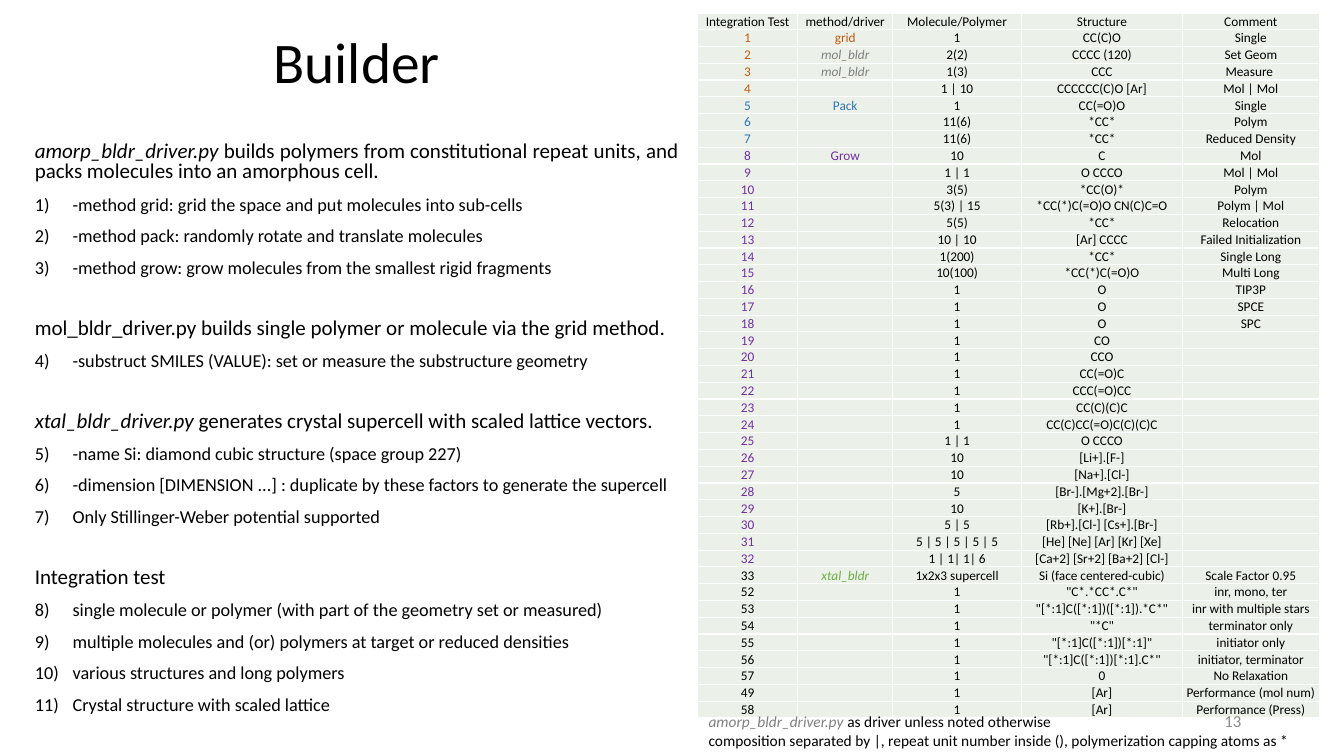
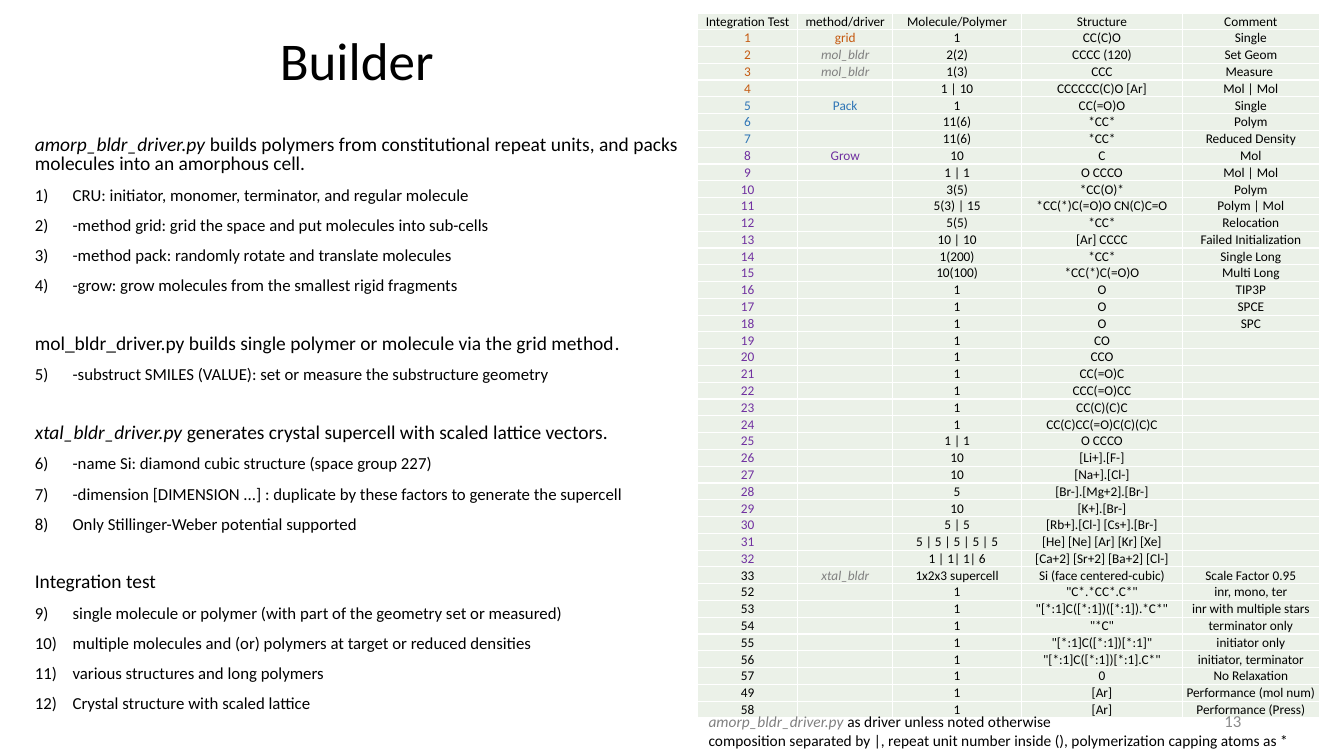
Before and after one commit to zhteg4pvt/nemd, a slide deck: slide 13 of docs/power_point/nemd.pptx. Drawn at 1344x756 pixels with LibreOffice and Linux fonts; fonts in the diff are those of the drawing. Boxes give left, top, right and bottom in pixels: in the first picture for what was removed or moved away, otherwise in the second. Text is boxed around its words. In the diff, an @@ line names an element or a change of style, - is before the commit and + after.

```diff
--- a/docs/power_point/nemd.pptx
+++ b/docs/power_point/nemd.pptx
@@ table at (698,13,1320,722) @@
@@ text colour #70AD47 to #808080 in "xtal_bldr" @@
@@ text at (35,43,677,712): size 41 to 37.9 pt in "Builder"; size 15 to 13.9 pt in "amorp_bldr_driver.py builds polymers from constitutional rep ...", "mol_bldr_driver.py builds single polymer or molecule via ...", "xtal_bldr_driver.py generates crystal supercell with scaled  ...", "Integration test"; size 13 to 12 pt in "-method grid: grid the space and put ...", "-method pack: randomly rotate and translate molecules", "-substruct SMILES (VALUE): set or measure the ...", "-name Si: diamond cubic structure (space group ..." and 6 more places @@
@@ text at (73,189,469,204): paragraph added @@
+1) CRU: initiator, monomer, terminator, and regular molecule
@@ text at (73,279,457,294): text changed; size 13 to 12 pt @@
-3) -method grow: grow molecules from the smallest rigid fragments
+4) -grow: grow molecules from the smallest rigid fragments
```
